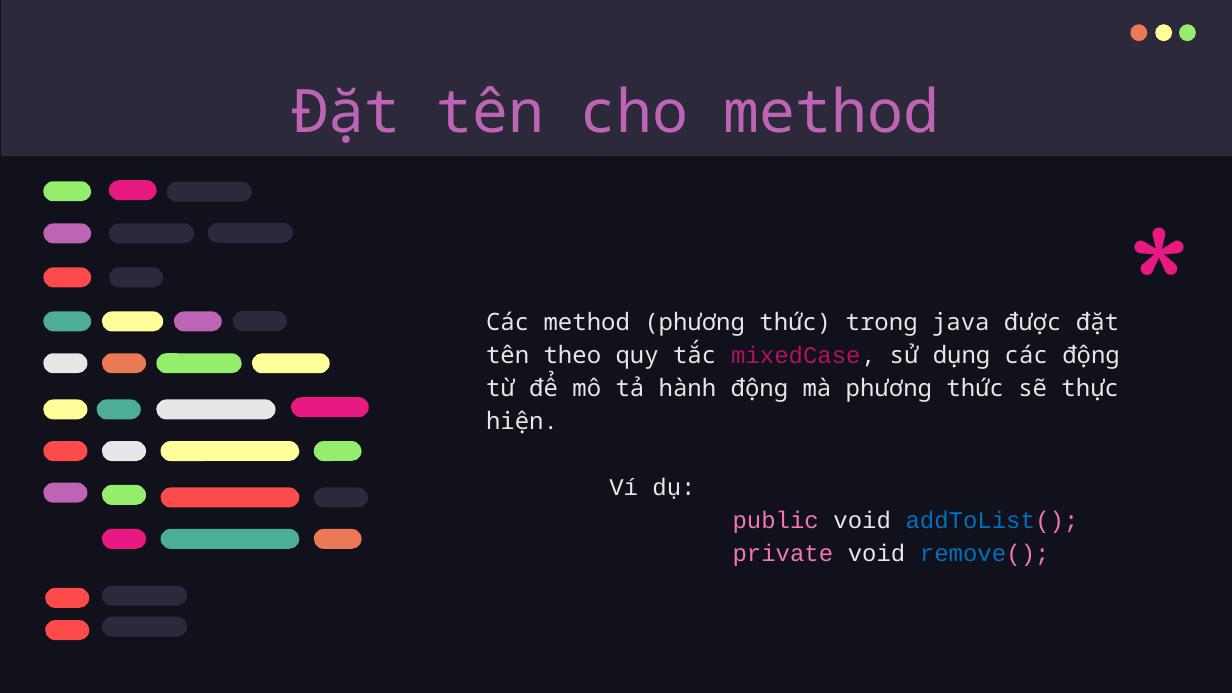
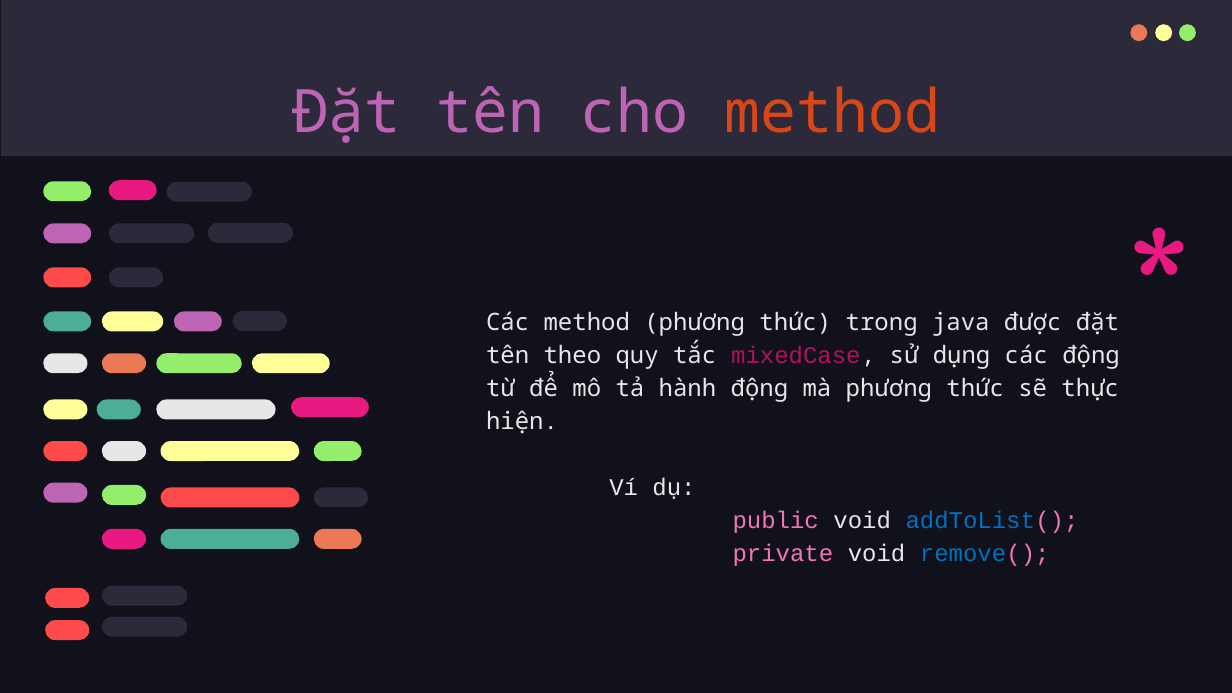
Before and after one commit to qNam145/CNPM, a slide deck: slide 9 of CNPM.pptx. Drawn at 1232x693 pixels with LibreOffice and Linux fonts; fonts in the diff are those of the drawing. Boxes give left, top, right and bottom in pixels: in the first picture for what was removed or moved away, otherwise in the second. Text is boxed around its words. In the diff, an @@ line names an element or a change of style, - is before the commit and + after.

```diff
--- a/CNPM.pptx
+++ b/CNPM.pptx
@@ title "Đặt tên cho method" at [293, 86, 940, 143]: text colour #BD64B5 to #D94618 in "method" @@
```
Also in this commit, not shown: 10 other slides changed, 1 slide removed.
